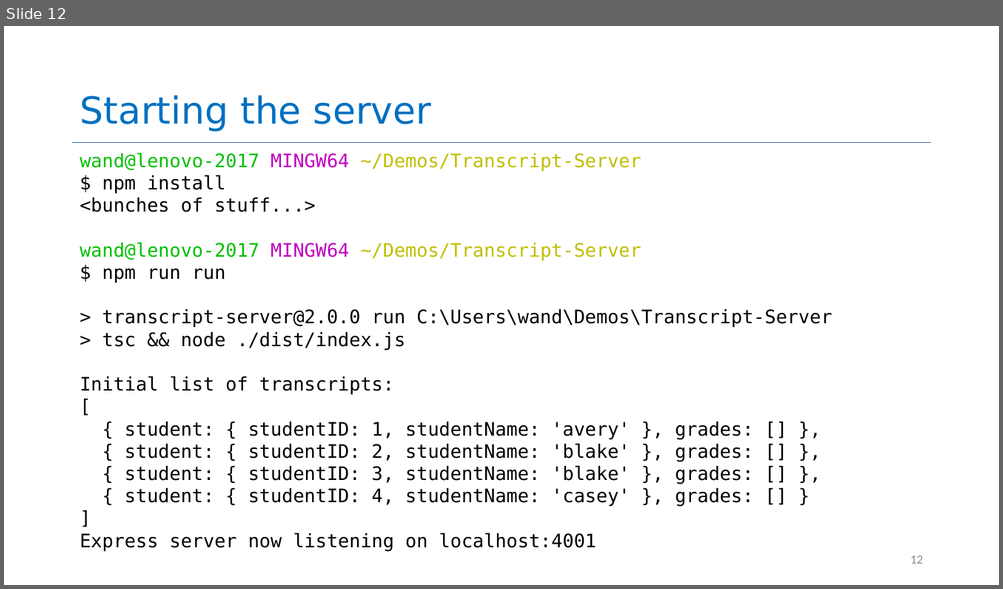
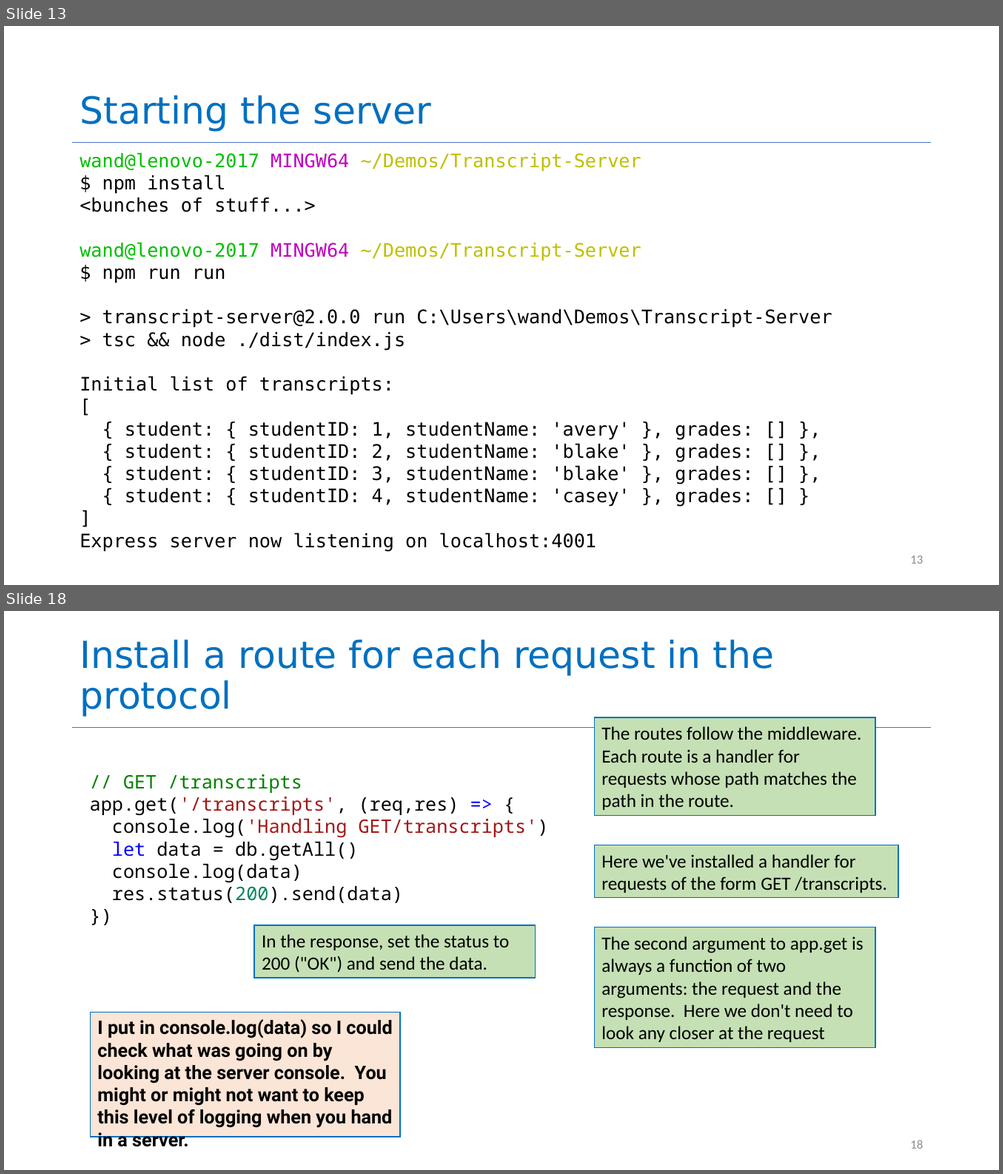
Before and after one commit to neu-se/CS4530-CS5500-Spring-2021, a slide deck: Slides/Lesson 3.4 Building a REST server.pptx. Shown one above the other, each under a label of ours: slide 12 before the commit, slides 13 and 18 after it; the slides between them are not shown. The pictures are 1003x589 and 1003x1174 pixels, drawn with LibreOffice and Linux fonts; fonts in the diff are those of the drawing. Boxes give left, top, right and bottom in pixels: in the first picture for what was removed or moved away, otherwise in the second. Text is boxed around its words. In the diff, an @@ line names an element or a change of style, - is before the commit and + after.

Commit message:
Lesson 3.4 done and installed

```diff
--- a/Slides/Lesson 3.4 Building a REST server.pptx
+++ b/Slides/Lesson 3.4 Building a REST server.pptx
@@ slide 18 added at (4,611,999,1170), background #FFFFFF; not listed: 1 template element that a slide beside it also shows @@
@@ title added at (79,639,774,717), 36 pt, text #0070C0 @@
+Install a route for each request in the protocol
@@ rectangle added at (595,718,876,815), fill #C5E0B4, outline #0070C0 1 pt, 18 pt, text #000000 @@
+The routes follow the middleware. Each route is a handler for requests whose path matches the path in the route.
@@ text added at (90,775,549,903), 18 pt, text #000000 @@
+// GET /transcripts
+app.get('/transcripts', (req,res) => {
+console.log('Handling GET/transcripts')
+let data = db.getAll()
+console.log(data)
+res.status(200).send(data)
+})
@@ rectangle added at (595,846,899,898), fill #C5E0B4, outline #0070C0 1 pt, 18 pt, text #000000 @@
+Here we've installed a handler for requests of the form GET /transcripts.
@@ rectangle added at (254,925,535,979), fill #C5E0B4, outline #0070C0 1 pt, 18 pt, text #000000 @@
+In the response, set the status to 200 ("OK") and send the data.
@@ rectangle added at (595,927,876,1048), fill #C5E0B4, outline #0070C0 1 pt, 18 pt, text #000000 @@
+The second argument to app.get is always a function of two arguments: the request and the response. Here we don't need to look any closer at the request
@@ rectangle added at (91,1012,400,1137), fill #FBE5D6, outline #0070C0 1 pt, 18 pt, text #000000, bold @@
+I put in console.log(data) so I could check what was going on by looking at the server console. You might or might not want to keep this level of logging when you hand in a server.
@@ page number added at (910,1140,922,1149), 12 pt, text #8C8C8C @@
+18
@@ what was slide 12 is now slide 13 @@
@@ page number at (910,556,922,564): text changed @@
-12
+13
```
Also in this commit, not shown: 9 slides changed, 9 other slides added, 2 slides removed, 5 other files.
